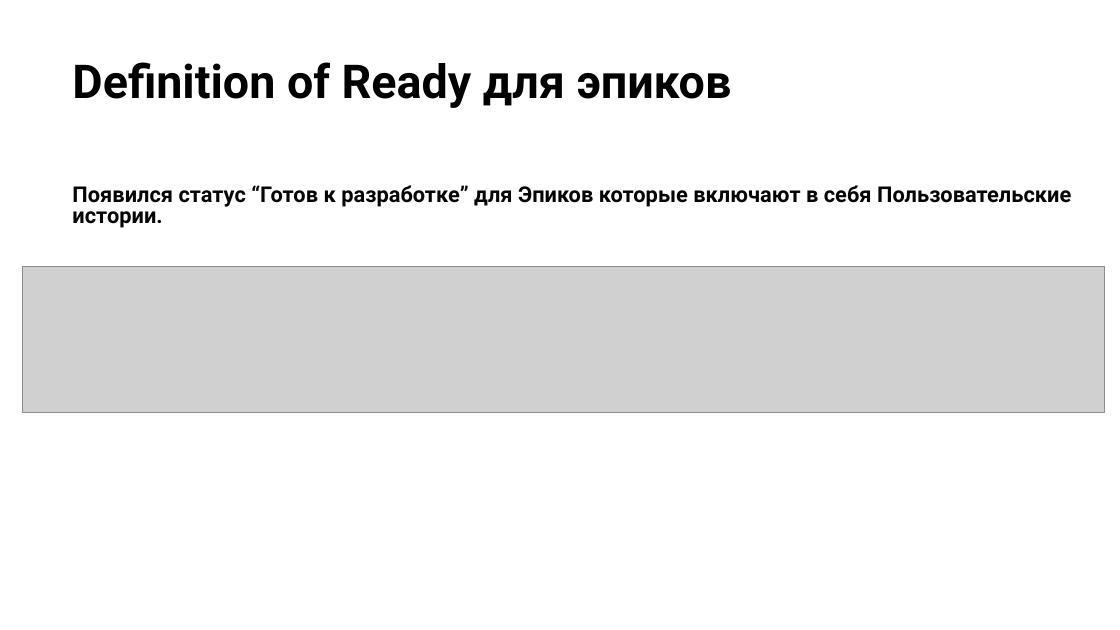
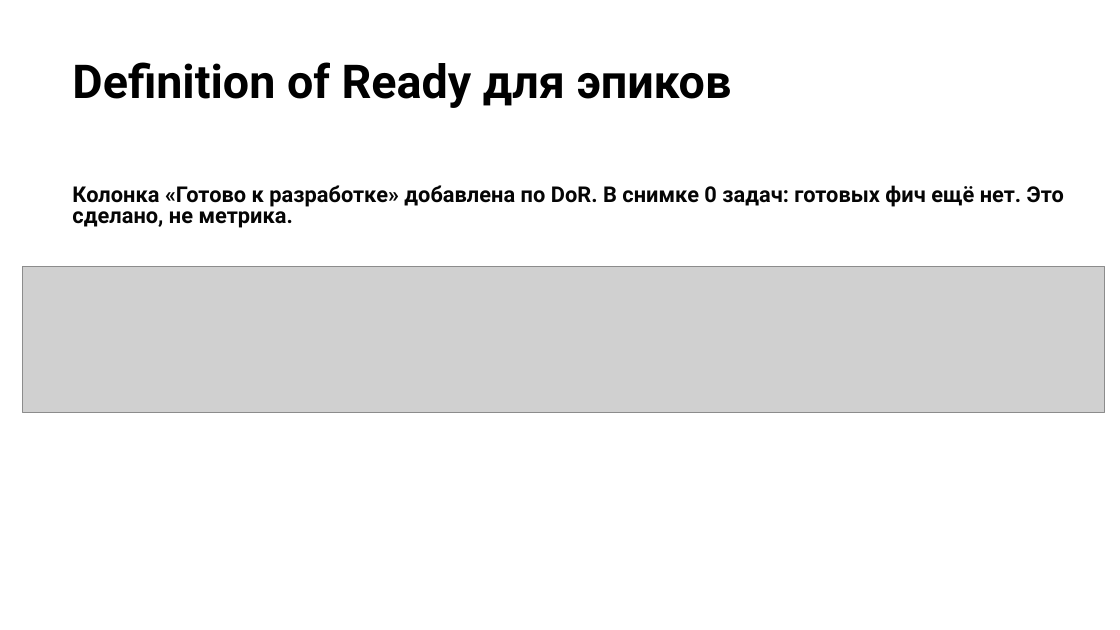
Before and after one commit to camelot270/otus_work, a slide deck: slide 17 of docs/Защита проекта. Петров Н.И..pptx. Drawn at 1120x630 pixels with LibreOffice and Linux fonts; fonts in the diff are those of the drawing; grey boxes stand for pictures; background and template pictures are left out. Boxes give left, top, right and bottom in pixels: in the first picture for what was removed or moved away, otherwise in the second. Text is boxed around its words. In the diff, an @@ line names an element or a change of style, - is before the commit and + after.

```diff
--- a/docs/Защита проекта. Петров Н.И..pptx
+++ b/docs/Защита проекта. Петров Н.И..pptx
@@ text at (72, 185, 1064, 228): text changed @@
-Появился статус “Готов к разработке” для Эпиков которые включают в себя Пользовательские истории.
+Колонка «Готово к разработке» добавлена по DoR. В снимке 0 задач: готовых фич ещё нет. Это сделано, не метрика.
```
Also in this commit, not shown: 7 other slides changed.
